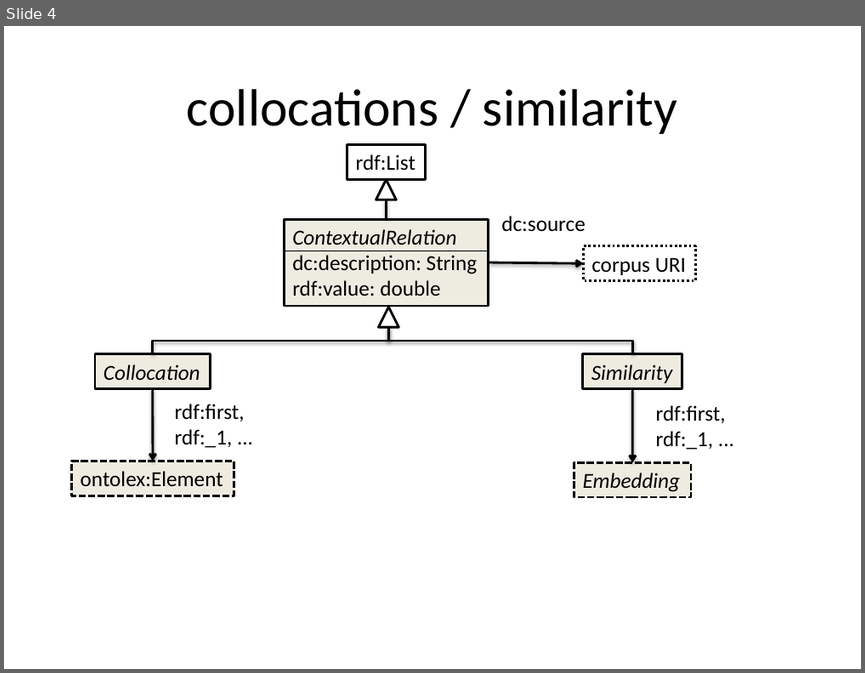
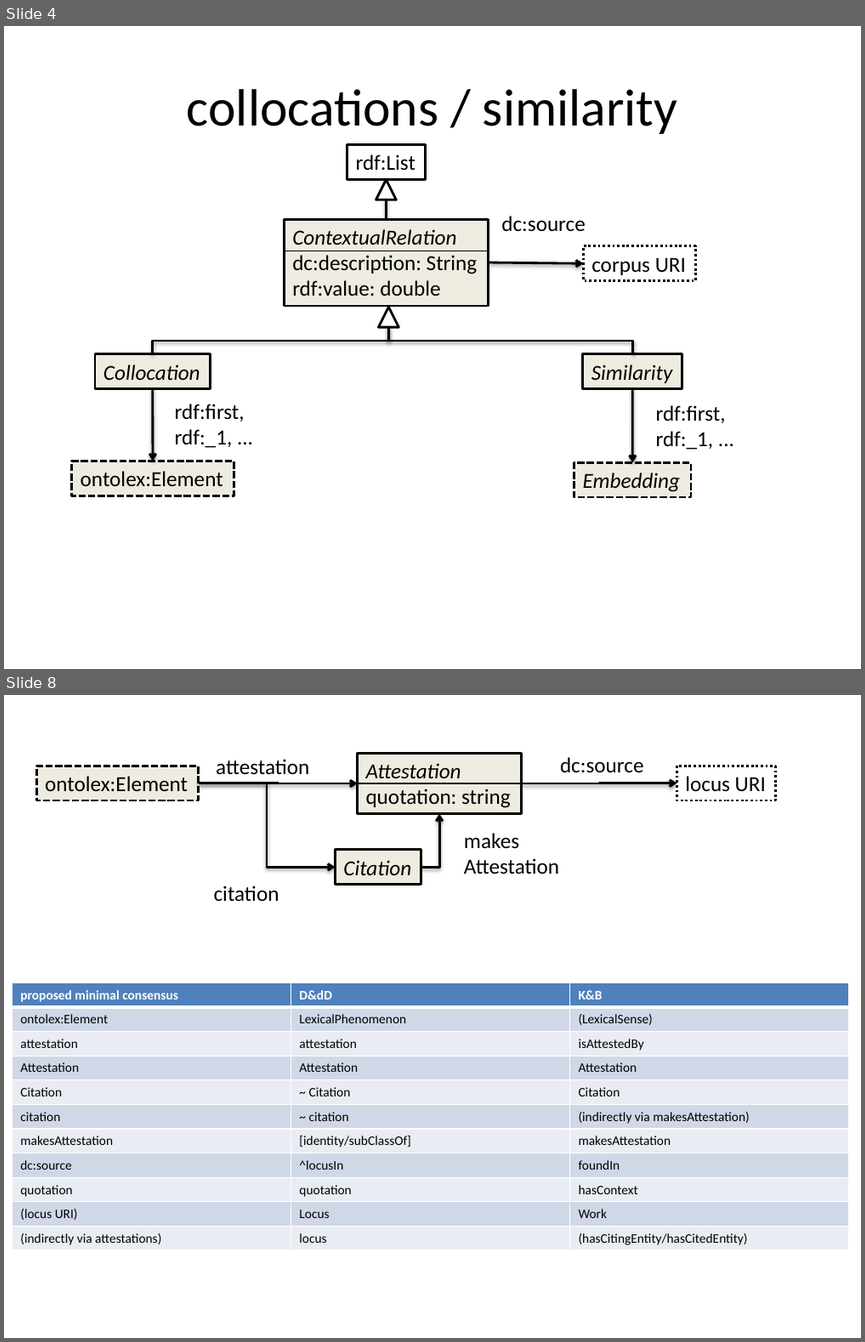
Before and after one commit to ontolex/frequency-attestation-corpus-information, a slide deck: img/source.pptx. Shown one above the other, each under a label of ours: slide 4 before the commit, slides 4 and 8 after it; the slides between them are not shown. The pictures are 865x673 and 865x1342 pixels, drawn with LibreOffice and Linux fonts; fonts in the diff are those of the drawing. Boxes give left, top, right and bottom in pixels: in the first picture for what was removed or moved away, otherwise in the second. Text is boxed around its words. In the diff, an @@ line names an element or a change of style, - is before the commit and + after.

Commit message:
some ideas on attestation

```diff
--- a/img/source.pptx
+++ b/img/source.pptx
@@ slide 8 added at (4, 695, 861, 1338), background #FFFFFF @@
@@ rectangle added at (36, 766, 199, 800), fill #EEECE1, outline #000000 2 pt dashed, 18 pt, text #000000 @@
+ontolex:Element
@@ text added at (216, 759, 309, 775), 18 pt, text #000000 @@
+attestation
@@ rectangle added at (357, 754, 521, 814), fill #EEECE1, outline #000000 2 pt, 18 pt, text #000000 @@
+Attestation
+quotation: string
@@ text added at (560, 757, 644, 773), 18 pt, text #000000 @@
+dc:source
@@ rectangle added at (676, 766, 775, 800), outline #000000 2 pt dashed, 18 pt, text #000000 @@
+locus URI
@@ elbow arrow added from (199, 783) to (357, 783), #000000 2 pt @@
@@ elbow arrow added from (199, 783) to (336, 868), #000000 2 pt @@
@@ line added from (357, 783) to (522, 783), #000000 0.75 pt @@
@@ elbow arrow added from (522, 783) to (676, 783), #000000 2 pt @@
@@ elbow arrow added from (421, 868) to (439, 814), #000000 2 pt @@
@@ text added at (464, 833, 559, 874), 18 pt, text #000000 @@
+makes
+Attestation
@@ rectangle added at (336, 849, 421, 884), fill #EEECE1, outline #000000 2 pt, 18 pt, text #000000, italic @@
+Citation
@@ text added at (214, 885, 279, 902), 18 pt, text #000000 @@
+citation
@@ table added at (12, 983, 847, 1250), 11 rows, 3 columns @@
+proposed minimal consensus | D&dD | K&B
+ontolex:Element | LexicalPhenomenon | (LexicalSense)
+attestation | attestation | isAttestedBy
+Attestation | Attestation | Attestation
+Citation | ~ Citation | Citation
+citation | ~ citation | (indirectly via makesAttestation)
+makesAttestation | [identity/subClassOf] | makesAttestation
+dc:source | ^locusIn | foundIn
+quotation | quotation | hasContext
+(locus URI) | Locus | Work
+(indirectly via attestations) | locus | (hasCitingEntity/hasCitedEntity)
```
Also in this commit, not shown: 1 slide changed, 3 other slides added, 4 other files.
